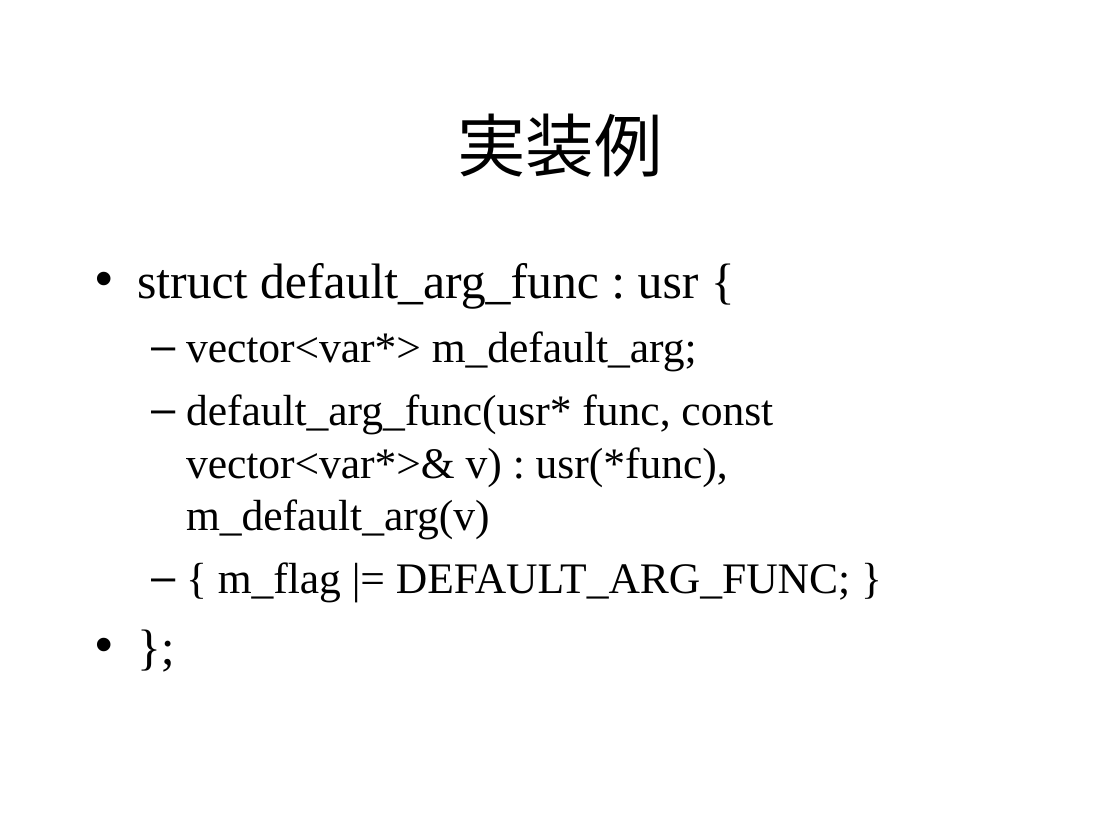
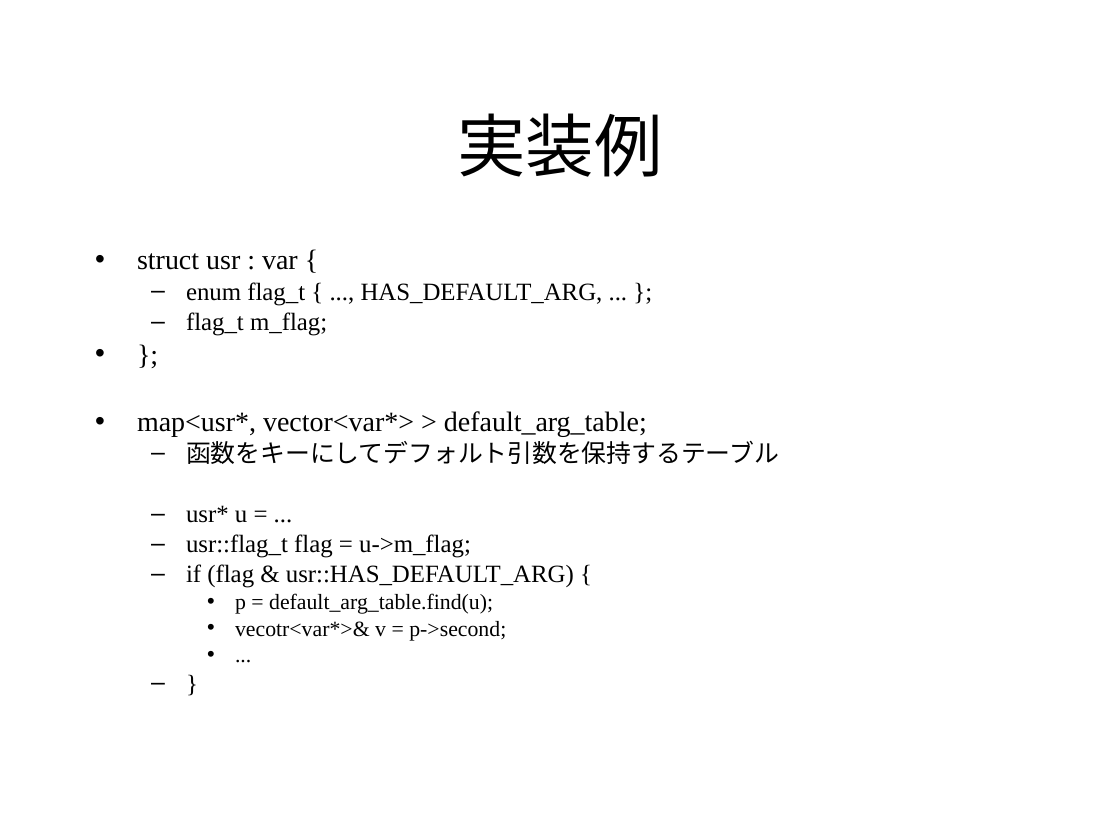
Before and after one commit to KeiHasegawa/cxx_doc, a slide deck: slide 3 of 09_default_argument.ppt. Drawn at 1120x840 pixels with LibreOffice and Linux fonts; fonts in the diff are those of the drawing. Boxes give left, top, right and bottom in pixels: in the first picture for what was removed or moved away, otherwise in the second. Text is boxed around its words. In the diff, an @@ line names an element or a change of style, - is before the commit and + after.

```diff
--- a/09_default_argument.ppt
+++ b/09_default_argument.ppt
@@ text "struct usr : var {" at bbox=[137, 253, 779, 641]: size 32 to 18 pt in "};"; line spacing 1 to 0.8; less space between paragraphs @@
@@ text at bbox=[137, 253, 603, 336]: text changed; size 28 to 16 pt @@
-• struct default_arg_func : usr {
-  – vector<var*> m_default_arg;
-  – default_arg_func(usr* func, const vector<var*>& v) : usr(*func), m_default_arg(v)
-  – { m_flag |= DEFAULT_ARG_FUNC; }
+• struct usr : var {
+  – enum flag_t { ..., HAS_DEFAULT_ARG, ... };
+  – flag_t m_flag;
@@ text at bbox=[137, 411, 779, 641]: paragraphs added @@
+• map<usr*, vector<var*> > default_arg_table;
+  – 函数をキーにしてデフォルト引数を保持するテーブル
+  – usr* u = ...
+  – usr::flag_t flag = u->m_flag;
+  – if (flag & usr::HAS_DEFAULT_ARG) {
+    • p = default_arg_table.find(u);
+    • vecotr<var*>& v = p->second;
+    • ...
+  – }
```
Also in this commit, not shown: 2 other slides changed, 3 other files.
